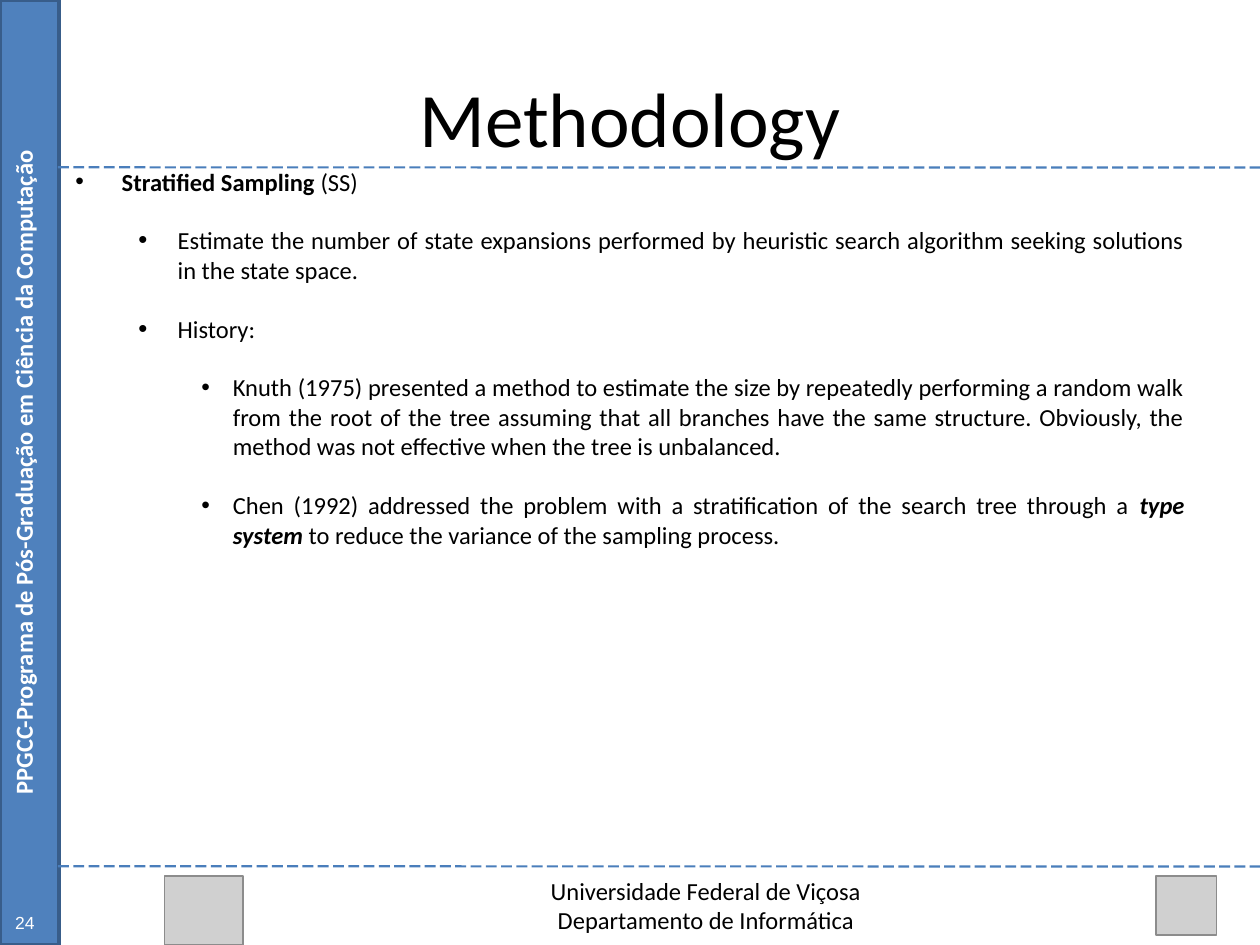
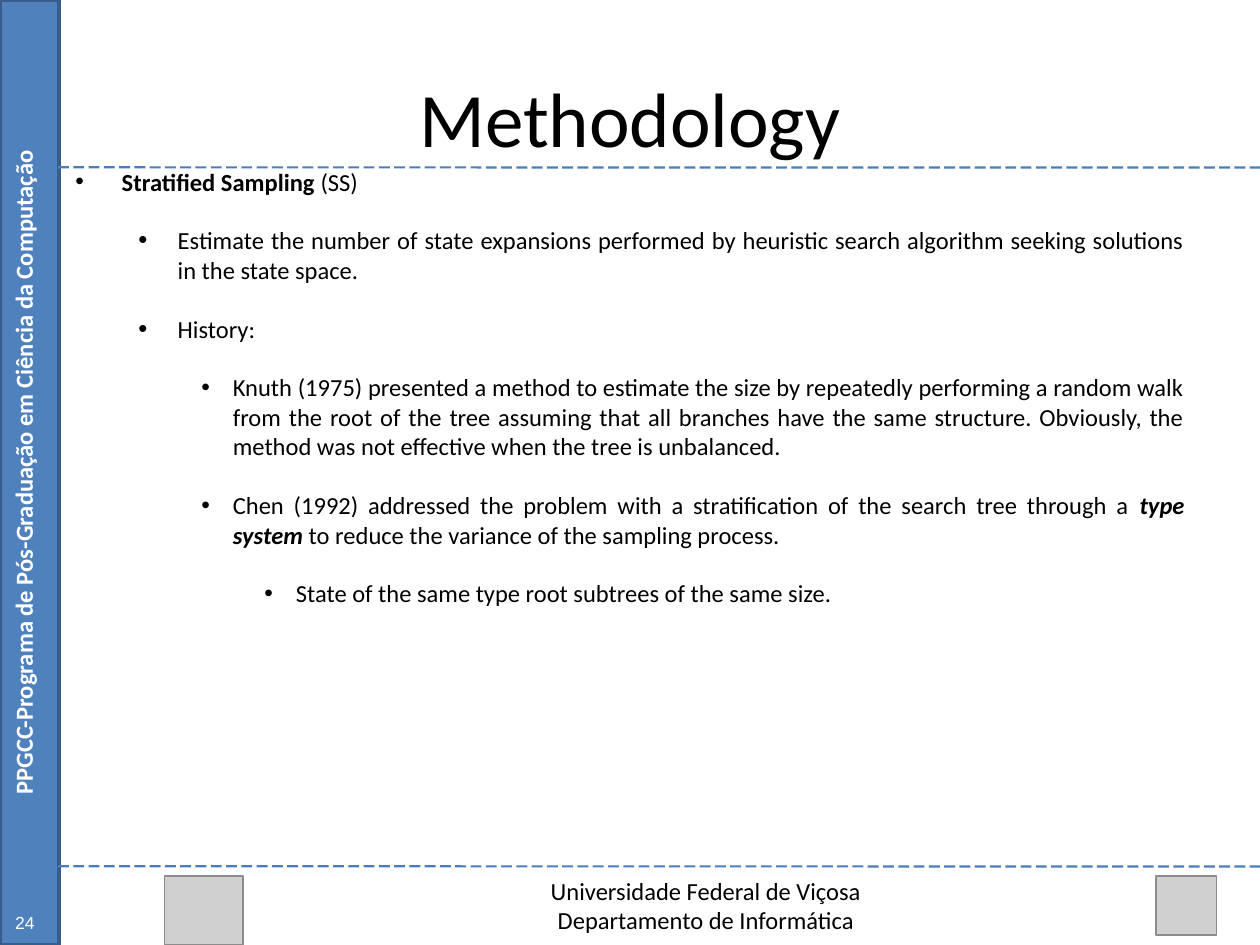
Before and after one commit to Marvinsky/research-marvin, a slide deck: slide 31 of latex/odp/selection heuristics.odp. Drawn at 1260x945 pixels with LibreOffice and Linux fonts; fonts in the diff are those of the drawing; grey boxes stand for pictures. Boxes give left, top, right and bottom in pixels: in the first picture for what was removed or moved away, otherwise in the second. Text is boxed around its words. In the diff, an @@ line names an element or a change of style, - is before the commit and + after.

```diff
--- a/latex/odp/selection heuristics.odp
+++ b/latex/odp/selection heuristics.odp
@@ text at <box>296,585,831,606</box>: paragraph added @@
+      • State of the same type root subtrees of the same size.
```
Also in this commit, not shown: 6 other files.
